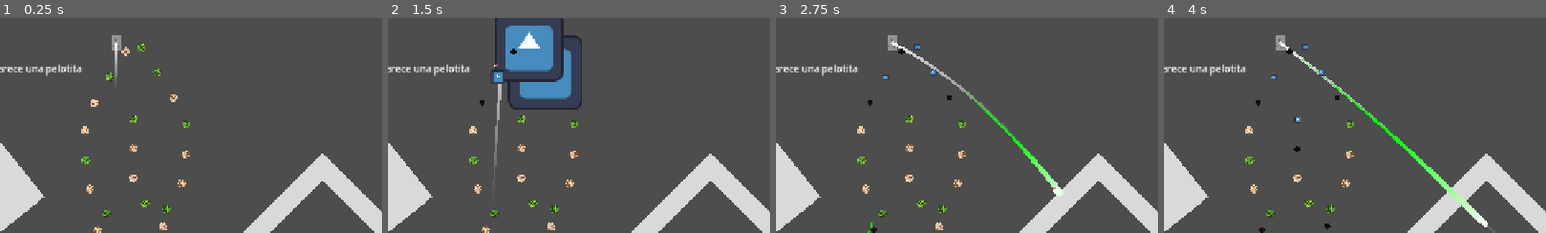
Above: before the commit, frames 1-4 (left to right).
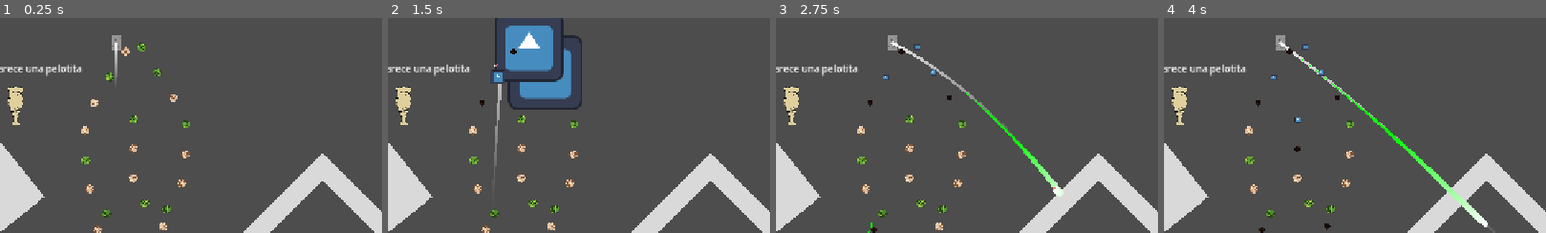
Above: after the commit, the same moments.

Repository: Markynico/LUJ-2026
Game: Godot game, scene res://escenas/prueba_escena.tscn
Same seed, same stepped clock (60 frames per second), same inputs: the game is played once before the commit and once after it. The engine's default icon, where the game draws it, is replaced by a stand-in: a white triangle on a blue panel in a dark square. Sound files missing from this copy of the repository are replaced by a short silence.
Inputs (mouse positions are % of the whole screen's width and height, from its top left):
- Up to frame 1 (0.25 s): no input
- Up to frame 2 (1.5 s): tap Y at 0.5, 1.25 s; move the mouse to (72, 45) at 0.52 s; click (72, 45) at 0.67 s; drag from (30, 55) to (41, 13) at 1.27 s
- Up to frame 3 (2.75 s): tap Y at 2 s; move the mouse to (60, 28) at 2.02 s; click (60, 28) at 2.17 s
- Up to frame 4 (4 s): tap Y at 2.75, 3.5 s; drag from (45, 70) to (39, 7) at 2.77 s; move the mouse to (80, 65) at 3.52 s; click (80, 65) at 3.67 s
The pictures show only the part of the screen within x 20-70%, y 0-50%; the shares and areas given below are measured in that part.

The runs differ from the first frame. In frame 1, 0.5% of the frame differs, in the area x 2-6%, y 32-50%; in frame 2, 0.5%; in frame 3, 0.5%; in frame 4, 0.5%.

Commit message:
sistema de reliquias

Diff:
--- /dev/null
+++ b/luj-2026/escenas/componentes/item_reliquia.tscn
@@ -0,0 +1,20 @@
+[gd_scene format=3 uid="uid://citemreliq0a1"]
+
+[ext_resource type="Script" uid="uid://cppkxd171e1pv" path="res://scripts/reliquias/item_reliquia.gd" id="1_item"]
+
+[sub_resource type="CircleShape2D" id="CircleShape2D_item"]
+resource_local_to_scene = true
+radius = 30.0
+
+[node name="ItemReliquia" type="StaticBody2D" node_paths=PackedStringArray("sprite", "colision", "audio")]
+script = ExtResource("1_item")
+sprite = NodePath("Sprite")
+colision = NodePath("Colision")
+audio = NodePath("Audio")
+
+[node name="Sprite" type="Sprite2D" parent="."]
+
+[node name="Colision" type="CollisionShape2D" parent="."]
+shape = SubResource("CircleShape2D_item")
+
+[node name="Audio" type="AudioStreamPlayer" parent="."]
--- a/luj-2026/escenas/prueba_escena.tscn
+++ b/luj-2026/escenas/prueba_escena.tscn
@@ -6,6 +6,8 @@
 [ext_resource type="Script" uid="uid://bh3lxufik2p65" path="res://scripts/niveles/cargador_de_nivel.gd" id="3_qjisj"]
 [ext_resource type="PackedScene" uid="uid://dy3jqoayfdkwm" path="res://escenas/Ovillo.tscn" id="4_qjisj"]
 [ext_resource type="Resource" uid="uid://fxthvqs3nbe6" path="res://niveles/cool s.tres" id="6_3a2ma"]
+[ext_resource type="PackedScene" uid="uid://citemreliq0a1" path="res://escenas/componentes/item_reliquia.tscn" id="7_vyirj"]
+[ext_resource type="Resource" uid="uid://chsjfpl7ukql7" path="res://scripts/resources/reliquias/tiro_extra.tres" id="8_6avbl"]
 
 [node name="PRUEBA_ESCENA" type="Node2D" unique_id=1045362644]
 
@@ -245,3 +247,8 @@
 script = ExtResource("3_qjisj")
 nivel = ExtResource("6_3a2ma")
 metadata/_custom_type_script = "uid://bh3lxufik2p65"
+
+[node name="ItemReliquia" parent="." unique_id=1618766747 instance=ExtResource("7_vyirj")]
+position = Vector2(288, 146)
+reliquia = ExtResource("8_6avbl")
+"tamaño_icono" = 80.0
--- a/luj-2026/project.godot
+++ b/luj-2026/project.godot
@@ -18,6 +18,7 @@
 [autoload]
 
 Global="*uid://btuoalh7saemw"
+ReliquiasManager="*uid://dj4vmras633kq"
 
 [display]
 
--- a/luj-2026/scripts/game_manager.gd
+++ b/luj-2026/scripts/game_manager.gd
@@ -18,11 +18,15 @@
 @export var gato : Gato
 @export var bolas_maximas : int = 20
 
-var bolas_restantes : int = 0
+var bolas_restantes : int = 0:
+	set(valor):
+		bolas_restantes = valor
+		bola_usada.emit(bolas_restantes)
 var estado_actual : EstadoDeJuego = EstadoDeJuego.ESPERANDO
 
 func _ready() -> void:
 	bolas_restantes = bolas_maximas
+	ReliquiasManager.al_empezar_nivel(self)
 	estado_actual = EstadoDeJuego.LANZANDO_BOLAS
 
 	gato.disparador_pelotitas.disparo.connect(disparar_bola)
@@ -39,7 +43,6 @@
 	print("JUGANDO")
 	if bolas_restantes > 0:
 		bolas_restantes -= 1
-		bola_usada.emit(bolas_restantes) #Se conecta con la interfaz
 		gato_lanza_bola.emit() #Se conecta con el disparador
 
 	if bolas_restantes <= 0:
--- a/luj-2026/scripts/pelotitas_custom/efectos_pelotita.gd
+++ b/luj-2026/scripts/pelotitas_custom/efectos_pelotita.gd
@@ -17,5 +17,5 @@
 	var normal = pelotita.global_position.direction_to(objeto_a_impactar.global_position)
 	#var fuerza = objeto.get_fuerza_rebote() ?? idea
 	pelotita.apply_central_impulse(-normal * fuerza_rebote)
-	if objeto_a_impactar is Ovillo:
+	if objeto_a_impactar.has_method("recibir_impacto"):
 		objeto_a_impactar.recibir_impacto()
--- a/luj-2026/scripts/prueba_tmp.gd
+++ /dev/null
@@ -1,20 +0,0 @@
-extends SceneTree
-
-func _init() -> void:
-	var cargador := CargadorDeNivel.new()
-	root.add_child(cargador)
-	await process_frame
-	var rect := cargador.crear_forma("rectangulo")
-	rect.tamaño = Vector2(200, 100)
-	var circ := cargador.crear_forma("obstaculo_circulo")
-	circ.radio = 50.0
-	var path := cargador.crear_forma("path")
-	path.obtener_curva().add_point(Vector2.ZERO)
-	path.obtener_curva().add_point(Vector2(100, 0))
-	await process_frame
-	var datos := cargador.exportar_nivel("t")
-	cargador.construir_nivel(datos)
-	await process_frame
-	print("roundtrip: ", cargador.obtener_formas().map(func(f): return f.name))
-	print("puntos rect: ", rect.obtener_puntos().size())
-	quit()
--- /dev/null
+++ b/luj-2026/scripts/reliquias/item_reliquia.gd
@@ -0,0 +1,77 @@
+@tool
+class_name ItemReliquia
+extends StaticBody2D
+
+signal rota(reliquia : Reliquia)
+
+##reliquia que se obtiene al romper este item
+@export var reliquia : Reliquia:
+	set(valor):
+		if reliquia and reliquia.changed.is_connected(actualizar_icono):
+			reliquia.changed.disconnect(actualizar_icono)
+		reliquia = valor
+		if reliquia:
+			reliquia.changed.connect(actualizar_icono)
+		actualizar_icono()
+##diametro en pixeles al que se ajusta el icono, sin importar el tamaño de la textura
+@export var tamaño_icono : float = 60.0:
+	set(valor):
+		tamaño_icono = max(valor, 1.0)
+		actualizar_icono()
+##golpes de bola de pelos necesarios para romperlo
+@export var golpes_para_romper : int = 3
+##cuanto se sacude el sprite al recibir un golpe
+@export var fuerza_sacudida : float = 6.0
+@export var sprite : Sprite2D
+@export var colision : CollisionShape2D
+@export var audio : AudioStreamPlayer
+
+var golpes_recibidos : int = 0
+
+
+func _ready() -> void:
+	actualizar_icono()
+
+
+func actualizar_icono() -> void:
+	var lado : float
+	if not sprite:
+		return
+	sprite.texture = reliquia.icono if reliquia else null
+	if not sprite.texture:
+		return
+	lado = maxf(sprite.texture.get_width(), sprite.texture.get_height())
+	sprite.scale = Vector2.ONE * (tamaño_icono / lado)
+
+
+func recibir_impacto() -> void:
+	if Engine.is_editor_hint():
+		return
+	golpes_recibidos += 1
+	if golpes_recibidos >= golpes_para_romper:
+		romper()
+	else:
+		sacudir()
+
+
+func sacudir() -> void:
+	var tween : Tween = create_tween()
+	if not sprite:
+		return
+	tween.tween_property(sprite, "position", Vector2(fuerza_sacudida, 0), 0.05)
+	tween.tween_property(sprite, "position", Vector2(-fuerza_sacudida, 0), 0.05)
+	tween.tween_property(sprite, "position", Vector2.ZERO, 0.05)
+
+
+func romper() -> void:
+	if colision:
+		colision.set_deferred("disabled", true)
+	if sprite:
+		sprite.hide()
+	ReliquiasManager.obtener(reliquia)
+	rota.emit(reliquia)
+	if audio and audio.stream:
+		audio.play()
+		audio.finished.connect(queue_free)
+	else:
+		queue_free()
--- /dev/null
+++ b/luj-2026/scripts/reliquias/reliquia.gd
@@ -0,0 +1,21 @@
+class_name Reliquia
+extends Resource
+
+@export var nombre : String = ""
+@export_multiline var descripcion : String = ""
+@export var icono : Texture2D:
+	set(valor):
+		icono = valor
+		emit_changed()
+
+
+func al_obtener(_game_manager : GameManager) -> void:
+	pass
+
+
+func al_empezar_nivel(game_manager : GameManager) -> void:
+	pass
+
+
+func al_romper_ovillo(ovillo : Ovillo) -> void:
+	pass
--- /dev/null
+++ b/luj-2026/scripts/reliquias/reliquia_tiro_extra.gd
@@ -0,0 +1,14 @@
+class_name ReliquiaTiroExtra
+extends Reliquia
+
+##tiros de mas que se suman al empezar cada nivel
+@export var tiros_extra : int = 1
+
+
+func al_obtener(game_manager : GameManager) -> void:
+	if game_manager:
+		game_manager.bolas_restantes += tiros_extra
+
+
+func al_empezar_nivel(game_manager : GameManager) -> void:
+	game_manager.bolas_restantes += tiros_extra
--- /dev/null
+++ b/luj-2026/scripts/reliquias/reliquias_manager.gd
@@ -0,0 +1,22 @@
+extends Node
+
+signal reliquia_obtenida(reliquia : Reliquia)
+
+var obtenidas : Array[Reliquia] = []
+var game_manager_actual : GameManager
+
+
+func obtener(reliquia : Reliquia) -> void:
+	if not reliquia:
+		return
+	obtenidas.append(reliquia)
+	if not is_instance_valid(game_manager_actual):
+		game_manager_actual = null
+	reliquia.al_obtener(game_manager_actual)
+	reliquia_obtenida.emit(reliquia)
+
+
+func al_empezar_nivel(game_manager : GameManager) -> void:
+	game_manager_actual = game_manager
+	for reliquia in obtenidas:
+		reliquia.al_empezar_nivel(game_manager)
--- /dev/null
+++ b/luj-2026/scripts/resources/reliquias/tiro_extra.tres
@@ -0,0 +1,10 @@
+[gd_resource type="Resource" script_class="ReliquiaTiroExtra" format=3 uid="uid://chsjfpl7ukql7"]
+
+[ext_resource type="Script" uid="uid://dsqblwwo80x0m" path="res://scripts/reliquias/reliquia_tiro_extra.gd" id="1_reliquia"]
+[ext_resource type="Texture2D" uid="uid://bymp1mcxn0fpt" path="res://assets/helado_michinko_color_1.png" id="1_utfq5"]
+
+[resource]
+script = ExtResource("1_reliquia")
+nombre = "Tiro extra"
+descripcion = "Suma un tiro mas en cada nivel."
+icono = ExtResource("1_utfq5")
Binary file added: luj-2026/assets/helado_michinko_color_1.png
Not shown, added: luj-2026/assets/helado_michinko_color_1.png.import
Not shown, removed: luj-2026/scripts/prueba_tmp.gd.uid
Not shown, added: luj-2026/scripts/reliquias/item_reliquia.gd.uid
Not shown, added: luj-2026/scripts/reliquias/reliquia.gd.uid
Not shown, added: luj-2026/scripts/reliquias/reliquia_tiro_extra.gd.uid
Not shown, added: luj-2026/scripts/reliquias/reliquias_manager.gd.uid
